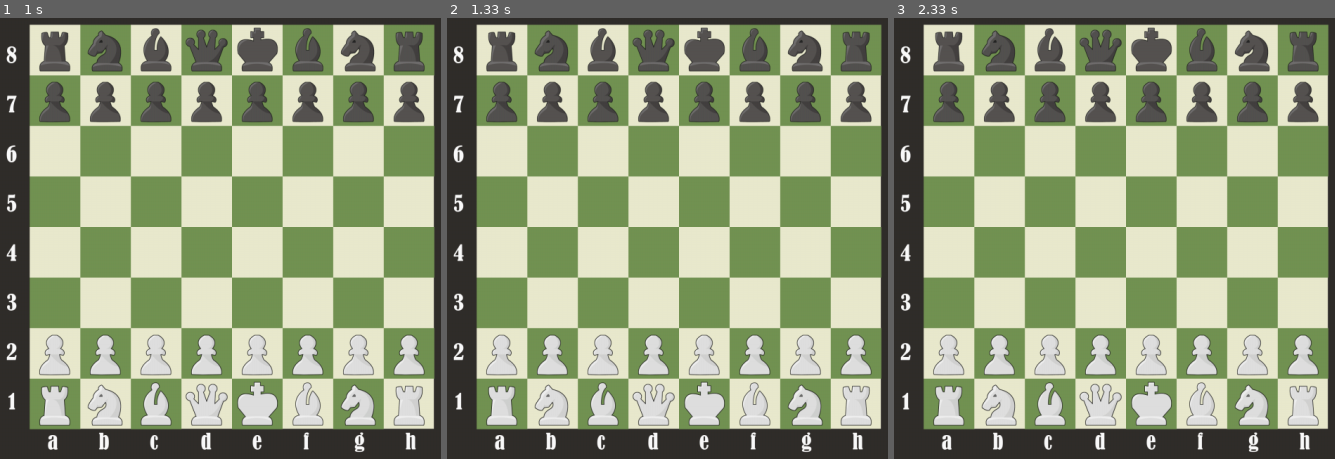
Above: before the commit, frames 1-3 (left to right).
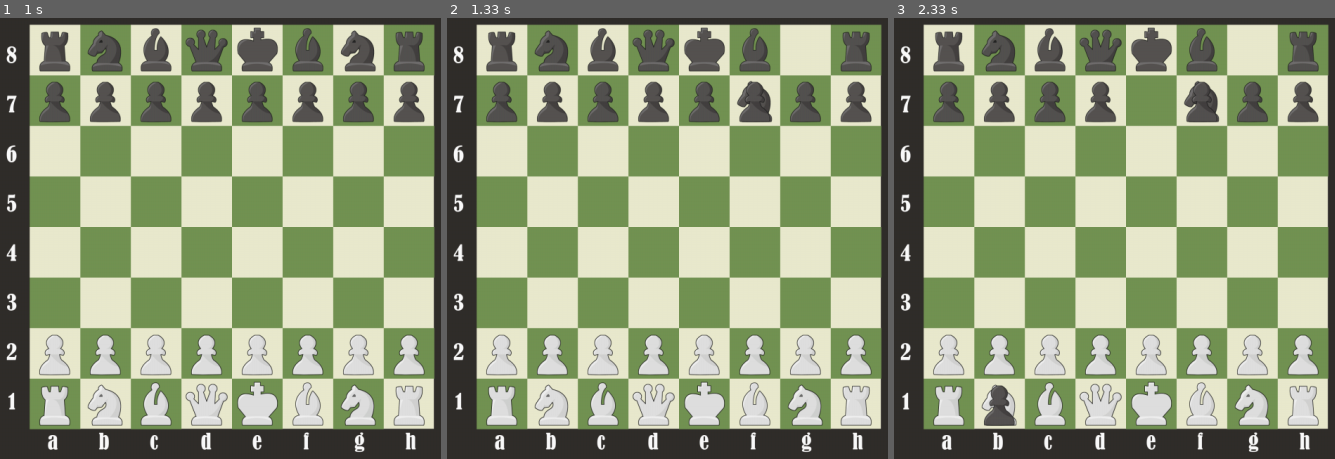
Above: after the commit, the same moments.

Repository: JohnPullmann/ChessPygame
Game: pygame game, started from game.py
Two runs of this game, one before a commit and one after it. Both use one fixed random seed, a clock stepped at 60 frames per second and the inputs below.
Inputs (mouse positions are in pixels of both pictures, inside the frame that each line leads up to):
- Up to frame 1 (1 s): press the mouse at (233, 225) at 0.37 s; move the mouse to (92, 189) at 0.47 s; release the mouse at (outside the picture) at 0.6 s; click (366, 48) at 0.72 s
- Up to frame 2 (1.33 s): press the mouse at (813, 48) at 1.03 s; move the mouse to (777, 79) at 1.13 s; release the mouse at (738, 110) at 1.27 s
- Up to frame 3 (2.33 s): click (outside the picture) at 1.38 s; click (1167, 75) at 1.72 s; press the mouse at (1167, 75) at 2.03 s; move the mouse to (1088, 238) at 2.13 s; release the mouse at (1013, 406) at 2.27 s

Frame 1 is identical in both runs. In frame 2, 0.7% of the frame differs, in the area x 65-86%, y 2-24%; in frame 3, 1.6%, in the area x 20-86%, y 2-93%.

Commit message:
partially implement movement

Diff:
--- a/board.py
+++ b/board.py
@@ -8,10 +8,19 @@
 def coords_to_board_pos(coords) -> tuple:
         row = (coords[0]-Board.position_of_board[0])//(Board.size_of_board/8)
         col = (coords[1]-Board.position_of_board[1])//(Board.size_of_board/8)
+
+        #row = row if row >= 0 else 0
+        #row = row if row < 8 else 7
+        #col = col if col >= 0 else 0
+        #col = col if col < 8 else 7
+
+        #return (int(col), int(row))
+
         if 8 > col >= 0 and 8 > row >= 0:
-            return (col, row)
+            return (int(col), int(row))
         else:
             return -1
+
 
 
 class Board():
@@ -19,6 +28,7 @@
     white_pieces = []
     black_pieces = []
     all_pieces =[]
+    selected_piece = None
     player1_name = "Player1" # name can be changed later
     player2_name = "Player2" # name can be changed later
 
@@ -37,7 +47,7 @@
 
         self.rec = pygame.Rect(*Board.position_of_board, Board.size_of_board, Board.size_of_board)
 
-        self.board = [[0 for _ in range(8)] for _ in range(8)]
+        self.board = [[None for _ in range(8)] for _ in range(8)]
         #print(f"Board: {self.board}")
 
         self.board[6][0] = Pawn("white", (6, 0))
@@ -116,6 +126,9 @@
         self.size = Board.size_of_board/8
         self.rec.update(*self.coords, self.size, self.size)
 
+    def move(self) -> bool:
+        return True
+
     def __repr__(self):
         return f"{self.__class__.__name__}({self.color}, {self.board_pos})"
 
@@ -127,8 +140,8 @@
         #print(f"{self.color} Pawn{self.board_pos[1]} position: {self.coords}")
         #print(f"{self.color} Pawn{self.board_pos[1]} size: {self.size}\n")
 
-    def move(self):
-        pass
+    def move(self) -> bool:
+        return True
 
 
 class Knight(Piece):
@@ -136,8 +149,6 @@
         super().__init__(color, board_pos, selected)
         self.type = "Knight"
 
-    def move(self):
-        pass
 
 
 class Bishop(Piece):
@@ -145,8 +156,6 @@
         super().__init__(color, board_pos, selected)
         self.type = "Bishop"
 
-    def move(self):
-        pass
 
 
 class Rook(Piece):
@@ -154,8 +163,6 @@
         super().__init__(color, board_pos, selected)
         self.type = "Rook"
 
-    def move(self):
-        pass
 
 
 class King(Piece):
@@ -167,14 +174,9 @@
     def isEndangered(self) -> bool:
         return self.endangered
 
-    def move(self):
-        pass
 
 
 class Queen(Piece):
     def __init__(self, color: str, board_pos: tuple, selected: bool = False):
         super().__init__(color, board_pos, selected)
         self.type = "Queen"
-
-    def move(self):
-        pass
--- a/game.py
+++ b/game.py
@@ -16,14 +16,14 @@
 icon = pygame.image.load(os.path.join("images/PNG/", "icon.png"))
 pygame.display.set_icon(icon)
 
-fullscreen = True
+fullscreen = False
 flags = pygame.RESIZABLE
 if fullscreen:
     flags = pygame.FULLSCREEN
 WINDOW = pygame.display.set_mode((WIDTH, HEIGHT),flags)
 
 
-board = "board2"
+board_color = "board2"
 
 
 def draw() -> None:
@@ -33,12 +33,14 @@
 
     for p in Board.all_pieces:
         WINDOW.blit(p.image, p.coords)
+    if Board.selected_piece != None:
+        WINDOW.blit(Board.selected_piece.image, Board.selected_piece.coords)
 
     pygame.display.update()
 
 
 def load_images() -> None:
-    Board.board_image_original_size = pygame.image.load(os.path.join("images/PNG/", f"{board}.png"))
+    Board.board_image_original_size = pygame.image.load(os.path.join("images/PNG/", f"{board_color}.png"))
     Board.identifiers_image_original_size = pygame.image.load(os.path.join("images/PNG/", "identifiers.png"))
 
     for p in Board.all_pieces:
@@ -63,6 +65,60 @@
         p.resize_window_reset_pos()
 
     transform_images()
+
+
+def select_piece(mouse_x: float, mouse_y: float, board: Board) -> None:
+
+    mouse_board_pos = coords_to_board_pos((mouse_x, mouse_y))
+    if mouse_board_pos != -1:
+        selected_piece = board.board[mouse_board_pos[0]][mouse_board_pos[1]]
+        print(selected_piece)
+    else:
+        selected_piece = None
+
+    if selected_piece != None:
+        selected_piece.selected = True
+        Board.selected_piece = selected_piece
+        #print(f"Coords: {(mouse_x, mouse_y)}\nBoard position: {mouse_board_pos}\nSelected piece: {selected_piece}")
+
+
+def selected_piece_move_floating(mouse_x: float, mouse_y: float) -> None:
+    if Board.selected_piece != None:
+        x = mouse_x
+        y = mouse_y
+        x = x if x > Board.position_of_board[0] else Board.position_of_board[0]
+        x = x if x < Board.position_of_board[0]+Board.size_of_board else Board.position_of_board[0]+Board.size_of_board
+        y = y if y > Board.position_of_board[1] else Board.position_of_board[1]
+        y = y if y < Board.position_of_board[1]+Board.size_of_board else Board.position_of_board[1]+Board.size_of_board
+
+        sel_piece_size = Board.selected_piece.size
+        Board.selected_piece.coords = (x-(sel_piece_size/2), y-(sel_piece_size/2))
+
+
+def selected_piece_drop(mouse_x, mouse_y, board: Board) -> None:
+    if Board.selected_piece != None:
+        sel_piece_board_pos = coords_to_board_pos((mouse_x, mouse_y))
+        if sel_piece_board_pos != -1:
+            sel_piece_pos = board_pos_to_coords(sel_piece_board_pos)
+
+            if Board.selected_piece.move():
+                print(f"Piece drop position: {sel_piece_board_pos}")
+                board.board[Board.selected_piece.board_pos[0]][Board.selected_piece.board_pos[1]] = None
+                board.board[sel_piece_board_pos[0]][sel_piece_board_pos[1]] = Board.selected_piece
+
+
+
+                Board.selected_piece.coords = sel_piece_pos
+                Board.selected_piece.board_pos = sel_piece_board_pos
+                Board.selected_piece = None
+            else:
+                print(f"Piece drop to its old position")
+                Board.selected_piece.coords = board_pos_to_coords(Board.selected_piece.board_pos)
+                Board.selected_piece = None
+        else:
+            print(f"Piece drop to its old position")
+            Board.selected_piece.coords = board_pos_to_coords(Board.selected_piece.board_pos)
+            Board.selected_piece = None
 
 
 def main():
@@ -94,9 +150,31 @@
             #print(event.type)
             if event.type == pygame.QUIT:
                 running = False
+
             elif event.type == pygame.WINDOWRESIZED:
                 print("RESIZED")
+
                 resize_window(board)
+
+
+            if event.type == pygame.MOUSEBUTTONDOWN:
+                print("\nMouse down")
+                mouse_x, mouse_y = pygame.mouse.get_pos()
+
+                select_piece(mouse_x, mouse_y, board)
+
+
+            if event.type == pygame.MOUSEBUTTONUP:
+                print("\nMouse up")
+                mouse_x, mouse_y = pygame.mouse.get_pos()
+
+                selected_piece_drop(mouse_x, mouse_y, board)
+
+
+            if event.type == pygame.MOUSEMOTION:
+                mouse_x, mouse_y = pygame.mouse.get_pos()
+
+                selected_piece_move_floating(mouse_x, mouse_y)
 
         draw()
 
